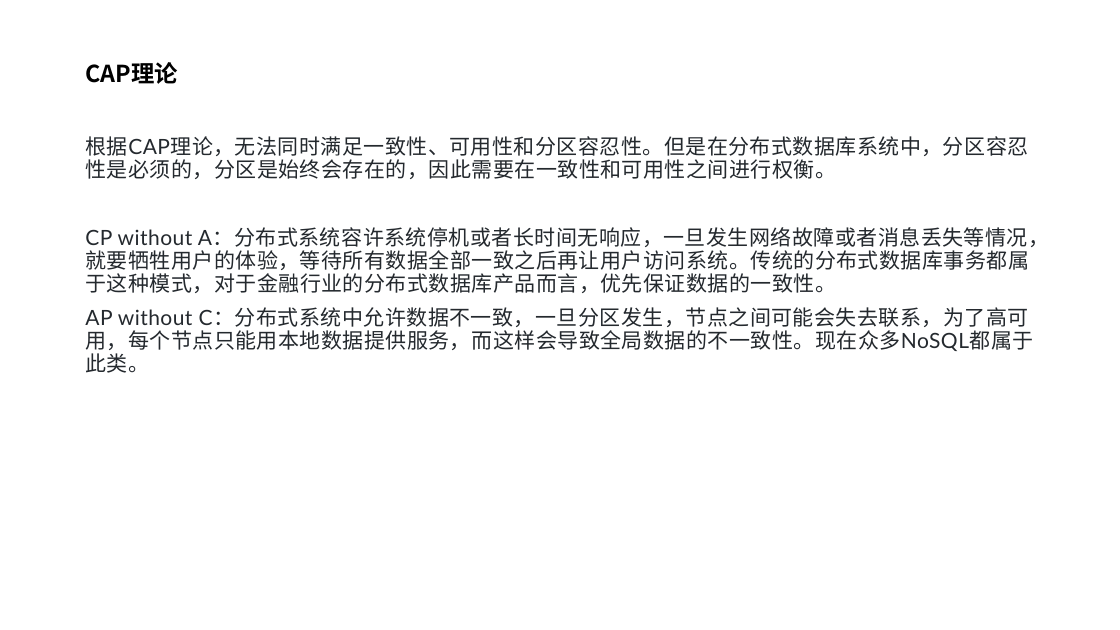
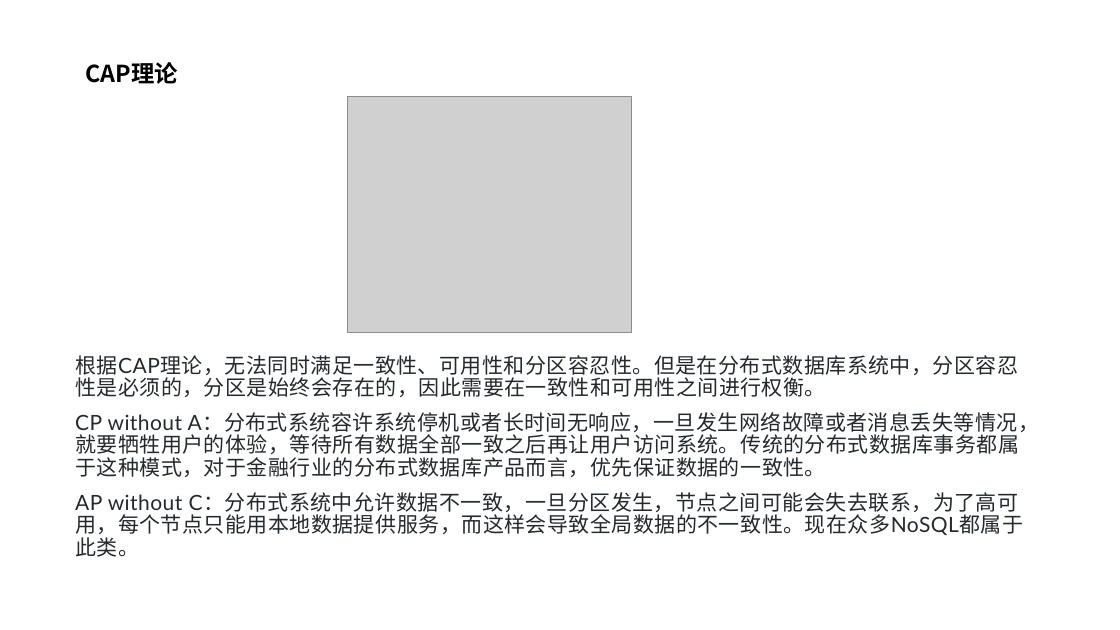
Before and after one commit to yedushusheng/mysql-learning, a slide deck: slide 10 of 28. OLTP/GoldenDB分布式数据库.pptx. Drawn at 1120x630 pixels with LibreOffice and Linux fonts; fonts in the diff are those of the drawing; grey boxes stand for pictures. Boxes give left, top, right and bottom in pixels: in the first picture for what was removed or moved away, otherwise in the second. Text is boxed around its words. In the diff, an @@ line names an element or a change of style, - is before the commit and + after.

```diff
--- a/28. OLTP/GoldenDB分布式数据库.pptx
+++ b/28. OLTP/GoldenDB分布式数据库.pptx
@@ picture added at box(348, 97, 632, 332) @@
@@ text "根据CAP理论，无法同时满足一致性、可用性和分区容忍性。但是在分布式数据库系统中，分区容忍性是必须的，分区是始终会存在的 ...": place and size @@
-text "根据CAP理论，无法同时满足一致性、可用性和分区容忍性。但是在分布式数据库系统中，分区容忍性是必须的，分区是始终会存在的 ..." at box(85, 62, 1049, 373)
+text "根据CAP理论，无法同时满足一致性、可用性和分区容忍性。但是在分布式数据库系统中，分区容忍性是必须的，分区是始终会存在的 ..." at box(75, 355, 1039, 557)
```
Also in this commit, not shown: 8 other slides changed, 4 slides added.
